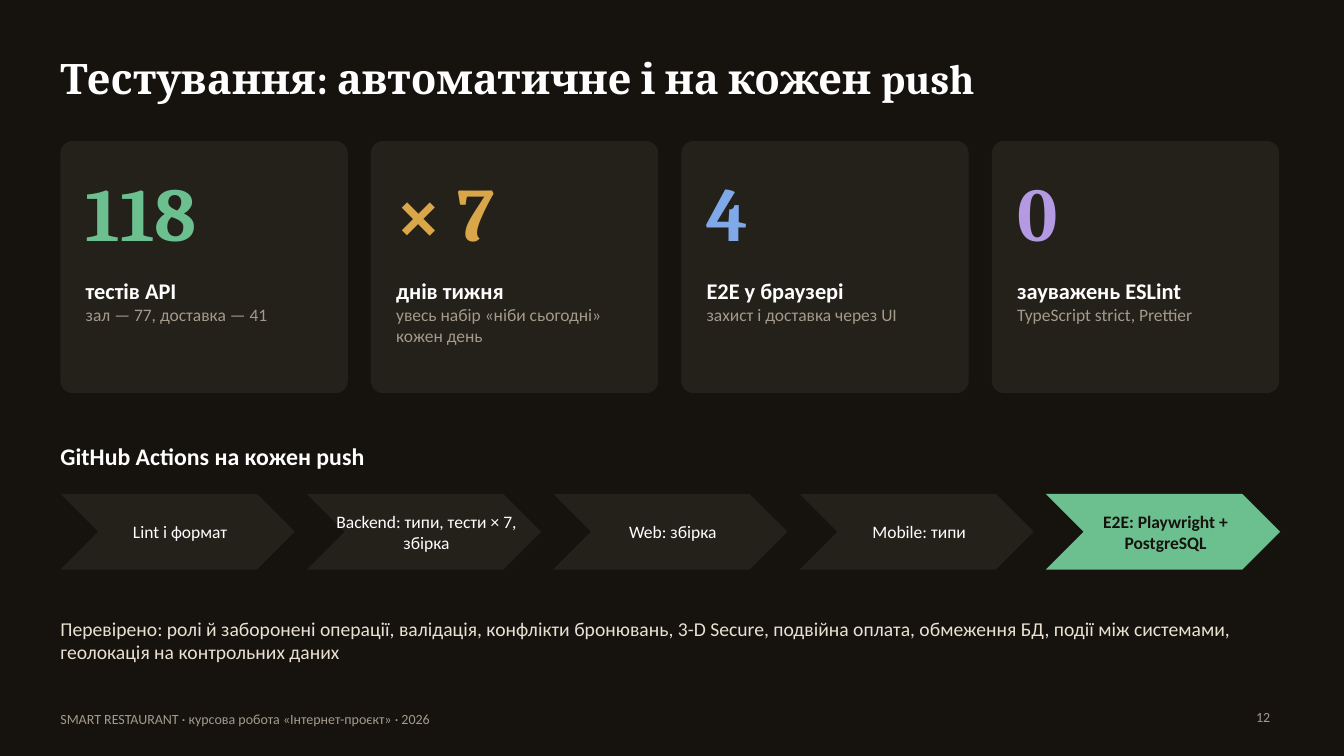
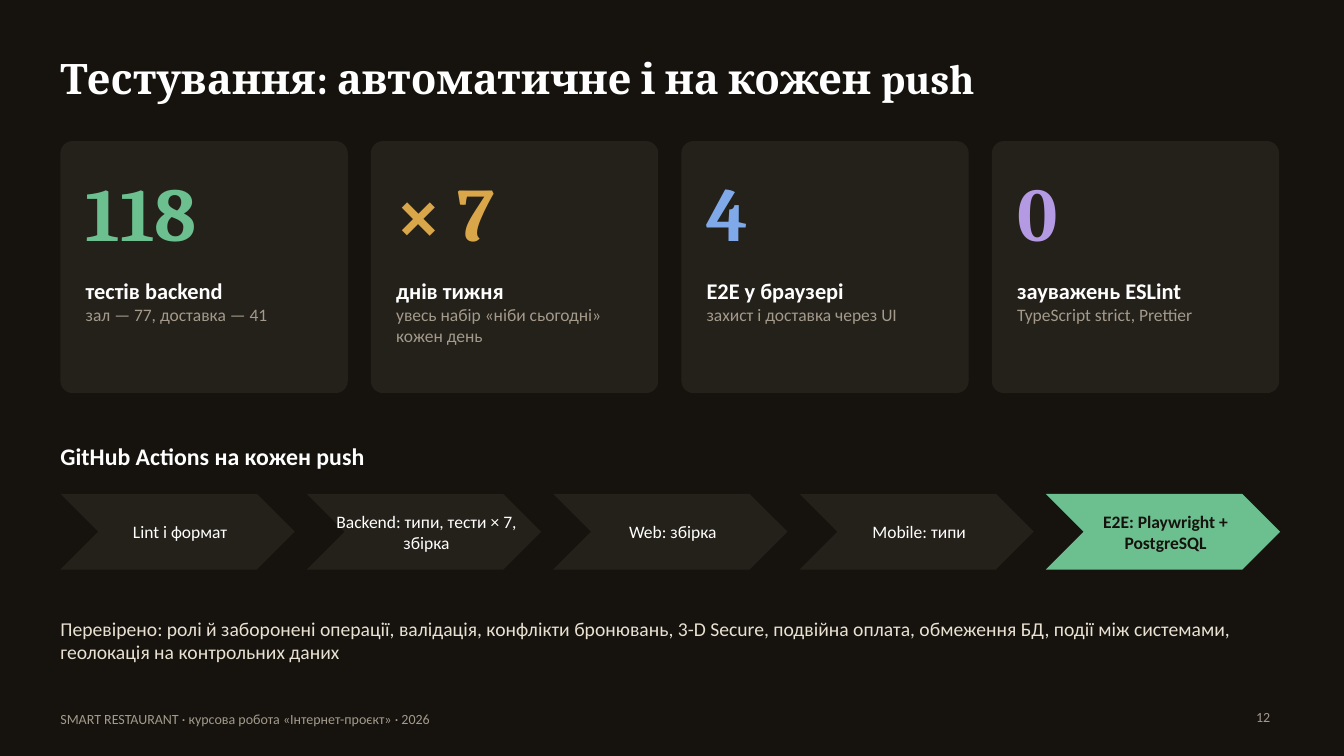
Before and after one commit to OMykhantso/SMART-RESTAURANT, a slide deck: slide 12 of docs/Presentation_SMART_RESTAURANT.pptx. Drawn at 1344x756 pixels with LibreOffice and Linux fonts; fonts in the diff are those of the drawing. Boxes give left, top, right and bottom in pixels: in the first picture for what was removed or moved away, otherwise in the second. Text is boxed around its words. In the diff, an @@ line names an element or a change of style, - is before the commit and + after.

```diff
--- a/docs/Presentation_SMART_RESTAURANT.pptx
+++ b/docs/Presentation_SMART_RESTAURANT.pptx
@@ text at <box>86,283,223,299</box>: text changed @@
-тестів API
+тестів backend
```
Also in this commit, not shown: 1 other slide changed, 13 other files.
